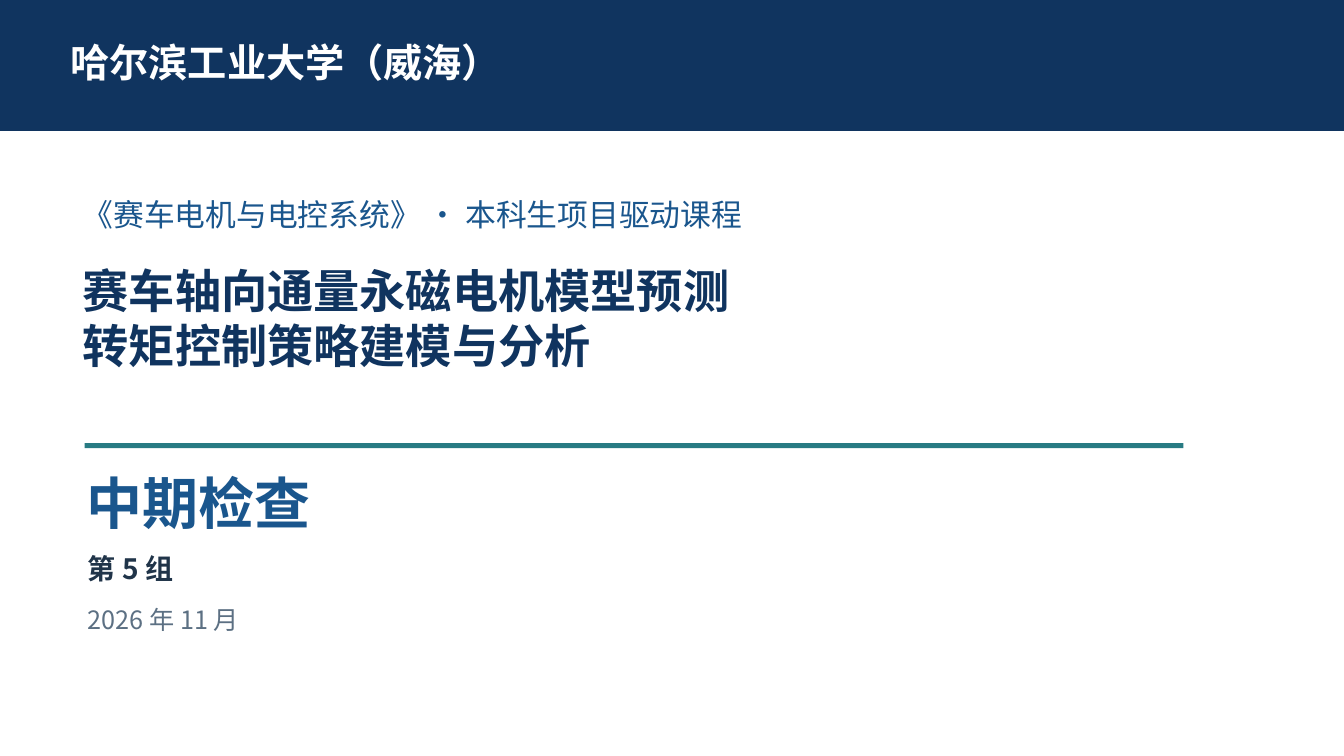
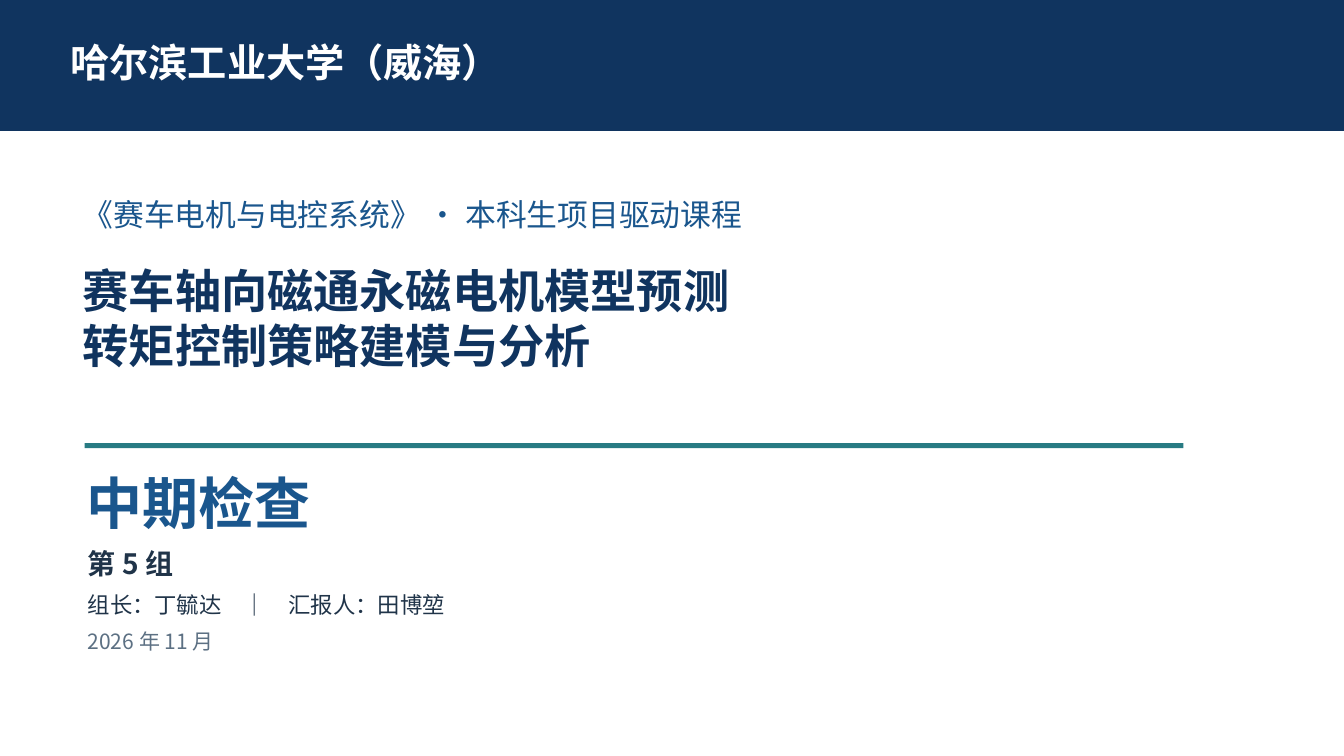
Before and after one commit to dydpop/afpm-mptc, a slide deck: slide 1 of docs/中期汇报_第5组.pptx. Drawn at 1344x756 pixels with LibreOffice and Linux fonts; fonts in the diff are those of the drawing. Boxes give left, top, right and bottom in pixels: in the first picture for what was removed or moved away, otherwise in the second. Text is boxed around its words. In the diff, an @@ line names an element or a change of style, - is before the commit and + after.

Commit message:
中期 PPT 重排为 8 页并重写讲稿：按'从题目找问题'的叙事
PPT：
- 封面修正错字（轴向通量→轴向磁通），补署名'组长：丁毓达｜汇报人：田博堃'
- 页序改为：封面 → 课题怎么拆（六阶段 20 步，含 3+3+2+4+3+5 校验）→ 现在停在哪（20 格进度条，15/16 之间标当前）→ 本阶段交出三件东西（参数表含来源列 + 模型截图 + 四标签）→ 成果怎么来的（对齐前后，14.7 倍/0.1% 放大）→ 工具与分工 → 这一阶段的收获（三层卡片）→ 下一步与请教
- 参数表增'来源'列；路线图每段补子步骤数；删与标题重复的副标题与图注

讲稿：
- 按开题讲稿的写法重写：题目→自己找问题→拆阶段→当前阶段→成果（是什么/怎么来/怎么用）→工具→价值→分工→下一步与请教
- 口播 895 字，约 4 分 04 秒；全程不报性能数字，仅保留 14.7 倍与 0.1% 作为可比性证据
- 备用问答扩至四条（为何没结果、模型可信、参数不准、进度）

```diff
--- a/docs/中期汇报_第5组.pptx
+++ b/docs/中期汇报_第5组.pptx
@@ text at bbox=[83, 268, 730, 312]: text changed @@
-赛车轴向通量永磁电机模型预测
+赛车轴向磁通永磁电机模型预测
@@ text "第 5 组": place and size @@
-text "第 5 组" at bbox=[88, 555, 173, 582]
+text "第 5 组" at bbox=[88, 550, 173, 577]
@@ text added at bbox=[88, 594, 445, 615], 16 pt, text #203449 @@
+组长：丁毓达 ｜ 汇报人：田博堃
@@ text "2026 年 11 月": place and size @@
-text "2026 年 11 月" at bbox=[88, 608, 239, 631]
+text "2026 年 11 月" at bbox=[88, 631, 214, 651]
@@ text "2026 年 11 月" at bbox=[88, 631, 214, 651]: size 18 to 15 pt @@
```
Also in this commit, not shown: 3 other slides changed, 4 slides added, 2 slides removed, 1 other file.
